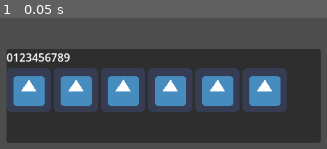
Above: before the commit, frame 1.
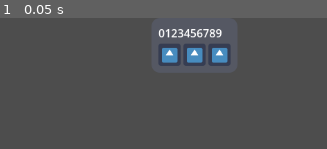
Above: after the commit, the same moment.

Repository: unblinky/space-rocks-extra
Game: Godot game, scene res://Main/Main.tscn
Two runs of this game, one before a commit and one after it. Both use one fixed random seed, a clock stepped at 60 frames per second and the inputs below. The engine's default icon, where the game draws it, is replaced by a stand-in: a white triangle on a blue panel in a dark square.
Inputs:
- Up to frame 1 (0.05 s): no input

The runs differ from the first frame. In frame 1, 57% of the frame differs, in the area x 2-99%, y 8-96%.

Commit message:
Bullets fly around Ship fires.

Diff:
--- /dev/null
+++ b/Code/Bullet/Bullet.gd
@@ -0,0 +1,14 @@
+extends Area2D
+class_name Bullet
+
+var speed: float = 600.0 # px / sec.
+var lifespan: float = 2.0 # seconds til end.
+
+func _process(delta: float) -> void:
+	position.x += cos(rotation - PI / 2) * delta * speed
+	position.y += sin(rotation - PI / 2) * delta * speed
+
+	# Countdown.
+	lifespan -= delta
+	if lifespan < 0.0:
+		queue_free()
--- a/Code/Bullet/Bullet.tscn
+++ b/Code/Bullet/Bullet.tscn
@@ -1,9 +1,12 @@
 [gd_scene format=3 uid="uid://db3otv5j2cbxb"]
+
+[ext_resource type="Script" uid="uid://tj5f5k3bop43" path="res://Bullet/Bullet.gd" id="1_qratc"]
 
 [sub_resource type="CapsuleShape2D" id="CapsuleShape2D_fh211"]
 radius = 5.0
 
 [node name="Bullet" type="Area2D" unique_id=1237805751]
+script = ExtResource("1_qratc")
 
 [node name="CollisionShape2D" type="CollisionShape2D" parent="." unique_id=1296683803]
 position = Vector2(0, 7)
--- a/Code/Main/Main.tscn
+++ b/Code/Main/Main.tscn
@@ -16,7 +16,7 @@
 position = Vector2(231, 357)
 
 [node name="Ship" parent="." unique_id=1974564266 instance=ExtResource("3_amygn")]
-position = Vector2(428, 360)
+position = Vector2(552, 262)
 
 [node name="UFO" parent="." unique_id=1333566402 instance=ExtResource("4_ps1la")]
 position = Vector2(662, 376)
--- a/Code/PlayerUI/PlayerUI.tscn
+++ b/Code/PlayerUI/PlayerUI.tscn
@@ -2,16 +2,28 @@
 
 [ext_resource type="Texture2D" uid="uid://cmp8dhqeo5lyx" path="res://Main/icon.png" id="1_7o3gy"]
 
+[sub_resource type="StyleBoxFlat" id="StyleBoxFlat_4n4wi"]
+content_margin_left = 10.0
+content_margin_top = 10.0
+content_margin_right = 10.0
+content_margin_bottom = 10.0
+bg_color = Color(0.37254903, 0.4, 0.49019608, 0.47058824)
+corner_radius_top_left = 12
+corner_radius_top_right = 12
+corner_radius_bottom_right = 12
+corner_radius_bottom_left = 12
+
+[sub_resource type="LabelSettings" id="LabelSettings_7o3gy"]
+
 [node name="PlayerUI" type="PanelContainer" unique_id=907809505]
-anchors_preset = 15
-anchor_right = 1.0
-anchor_bottom = 1.0
-offset_left = 305.0
-offset_top = 45.0
-offset_right = -394.0
-offset_bottom = -468.0
+anchors_preset = 5
+anchor_left = 0.5
+anchor_right = 0.5
+offset_left = -62.0
+offset_right = 62.0
+offset_bottom = 79.0
 grow_horizontal = 2
-grow_vertical = 2
+theme_override_styles/panel = SubResource("StyleBoxFlat_4n4wi")
 
 [node name="VBox" type="VBoxContainer" parent="." unique_id=1600697866]
 layout_mode = 2
@@ -19,30 +31,25 @@
 [node name="ScoreUI" type="Label" parent="VBox" unique_id=1801972243]
 layout_mode = 2
 text = "0123456789"
+label_settings = SubResource("LabelSettings_7o3gy")
 
 [node name="HBox" type="HBoxContainer" parent="VBox" unique_id=1874188202]
 layout_mode = 2
 
 [node name="Life" type="TextureRect" parent="VBox/HBox" unique_id=2095464865]
+custom_minimum_size = Vector2(32, 32)
 layout_mode = 2
 texture = ExtResource("1_7o3gy")
+expand_mode = 1
 
 [node name="Life2" type="TextureRect" parent="VBox/HBox" unique_id=643587783]
+custom_minimum_size = Vector2(32, 32)
 layout_mode = 2
 texture = ExtResource("1_7o3gy")
+expand_mode = 1
 
-[node name="Life3" type="TextureRect" parent="VBox/HBox" unique_id=1331249095]
+[node name="Life6" type="TextureRect" parent="VBox/HBox" unique_id=1563604730]
+custom_minimum_size = Vector2(32, 32)
 layout_mode = 2
 texture = ExtResource("1_7o3gy")
-
-[node name="Life4" type="TextureRect" parent="VBox/HBox" unique_id=1172566986]
-layout_mode = 2
-texture = ExtResource("1_7o3gy")
-
-[node name="Life5" type="TextureRect" parent="VBox/HBox" unique_id=81809520]
-layout_mode = 2
-texture = ExtResource("1_7o3gy")
-
-[node name="Life6" type="TextureRect" parent="VBox/HBox" unique_id=1563604730]
-layout_mode = 2
-texture = ExtResource("1_7o3gy")
+expand_mode = 1
--- /dev/null
+++ b/Code/Ship/Ship.gd
@@ -0,0 +1,25 @@
+extends Area2D
+class_name Ship
+
+const BULLET = preload("res://Bullet/Bullet.tscn")
+
+var turn_speed: float = 180 # degrees / sec.
+
+func _process(delta: float) -> void:
+	if Input.is_action_just_pressed("fire"):
+		fire()
+	if Input.is_action_pressed("turn_ccw"):
+		rotation_degrees -= turn_speed * delta
+
+	if Input.is_action_pressed("turn_cw"):
+		rotation_degrees += turn_speed * delta
+
+	if Input.is_action_pressed("pause"):
+		get_tree().paused = true
+
+func fire():
+	print("Fire!")
+	var bullet: Bullet = BULLET.instantiate()
+	bullet.position = position
+	bullet.rotation = rotation
+	get_parent().add_child(bullet)
--- a/Code/Ship/Ship.tscn
+++ b/Code/Ship/Ship.tscn
@@ -1,4 +1,6 @@
 [gd_scene format=3 uid="uid://dhmmlqnos0d8n"]
+
+[ext_resource type="Script" uid="uid://dansvaa3darfj" path="res://Ship/Ship.gd" id="1_11244"]
 
 [sub_resource type="RectangleShape2D" id="RectangleShape2D_uunli"]
 size = Vector2(56, 20)
@@ -7,6 +9,7 @@
 size = Vector2(8, 66)
 
 [node name="Ship" type="Area2D" unique_id=1974564266]
+script = ExtResource("1_11244")
 
 [node name="CollisionShape2D" type="CollisionShape2D" parent="." unique_id=1800635465]
 shape = SubResource("RectangleShape2D_uunli")
--- a/Code/project.godot
+++ b/Code/project.godot
@@ -8,12 +8,56 @@
 
 config_version=5
 
+[animation]
+
+compatibility/default_parent_skeleton_in_mesh_instance_3d=true
+
 [application]
 
 config/name="Space Rocks"
 run/main_scene="res://Main/Main.tscn"
-config/features=PackedStringArray("4.4")
+config/features=PackedStringArray("4.7")
 config/icon="res://Main/icon.png"
+
+[editor]
+
+naming/scene_name_casing=1
+naming/script_name_casing=1
+
+[input]
+
+thrust={
+"deadzone": 0.2,
+"events": [Object(InputEventMouseButton,"resource_local_to_scene":false,"resource_name":"","device":-1,"window_id":0,"alt_pressed":false,"shift_pressed":false,"ctrl_pressed":false,"meta_pressed":false,"button_mask":2,"position":Vector2(623.21094, 11.28125),"global_position":Vector2(632.21094, 59.28125),"factor":1.0,"button_index":2,"canceled":false,"pressed":true,"double_click":false,"script":null)
+, Object(InputEventKey,"resource_local_to_scene":false,"resource_name":"","device":-1,"window_id":0,"alt_pressed":false,"shift_pressed":false,"ctrl_pressed":false,"meta_pressed":false,"pressed":false,"keycode":0,"physical_keycode":83,"key_label":0,"unicode":115,"location":0,"echo":false,"script":null)
+, Object(InputEventJoypadButton,"resource_local_to_scene":false,"resource_name":"","device":-1,"button_index":0,"pressure":0.0,"pressed":true,"script":null)
+]
+}
+turn_cw={
+"deadzone": 0.2,
+"events": [Object(InputEventKey,"resource_local_to_scene":false,"resource_name":"","device":-1,"window_id":0,"alt_pressed":false,"shift_pressed":false,"ctrl_pressed":false,"meta_pressed":false,"pressed":false,"keycode":0,"physical_keycode":68,"key_label":0,"unicode":100,"location":0,"echo":false,"script":null)
+, Object(InputEventJoypadMotion,"resource_local_to_scene":false,"resource_name":"","device":-1,"axis":0,"axis_value":1.0,"script":null)
+]
+}
+turn_ccw={
+"deadzone": 0.2,
+"events": [Object(InputEventKey,"resource_local_to_scene":false,"resource_name":"","device":-1,"window_id":0,"alt_pressed":false,"shift_pressed":false,"ctrl_pressed":false,"meta_pressed":false,"pressed":false,"keycode":0,"physical_keycode":65,"key_label":0,"unicode":97,"location":0,"echo":false,"script":null)
+, Object(InputEventJoypadMotion,"resource_local_to_scene":false,"resource_name":"","device":-1,"axis":0,"axis_value":-1.0,"script":null)
+]
+}
+fire={
+"deadzone": 0.2,
+"events": [Object(InputEventMouseButton,"resource_local_to_scene":false,"resource_name":"","device":-1,"window_id":0,"alt_pressed":false,"shift_pressed":false,"ctrl_pressed":false,"meta_pressed":false,"button_mask":1,"position":Vector2(389.60156, 8.2421875),"global_position":Vector2(398.60156, 56.242188),"factor":1.0,"button_index":1,"canceled":false,"pressed":true,"double_click":false,"script":null)
+, Object(InputEventJoypadMotion,"resource_local_to_scene":false,"resource_name":"","device":-1,"axis":4,"axis_value":1.0,"script":null)
+, Object(InputEventJoypadMotion,"resource_local_to_scene":false,"resource_name":"","device":-1,"axis":5,"axis_value":1.0,"script":null)
+]
+}
+pause={
+"deadzone": 0.2,
+"events": [Object(InputEventKey,"resource_local_to_scene":false,"resource_name":"","device":-1,"window_id":0,"alt_pressed":false,"shift_pressed":false,"ctrl_pressed":false,"meta_pressed":false,"pressed":false,"keycode":0,"physical_keycode":4194305,"key_label":0,"unicode":0,"location":0,"echo":false,"script":null)
+, Object(InputEventJoypadButton,"resource_local_to_scene":false,"resource_name":"","device":-1,"button_index":6,"pressure":0.0,"pressed":true,"script":null)
+]
+}
 
 [physics]
 
Not shown, added: Code/Bullet/Bullet.gd.uid
Not shown, added: Code/Ship/Ship.gd.uid
